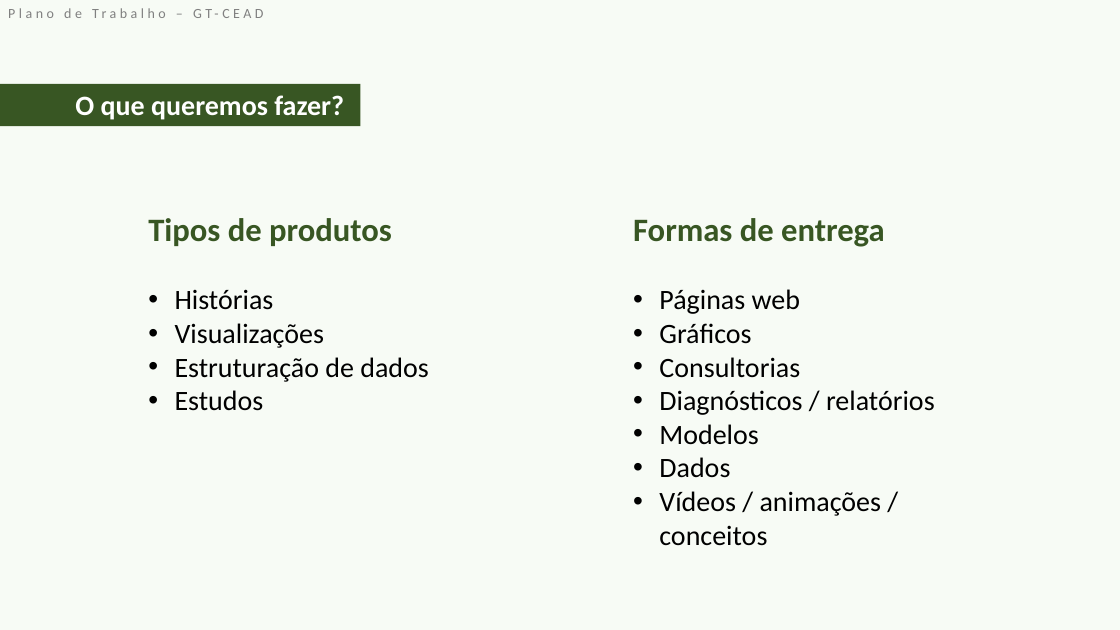
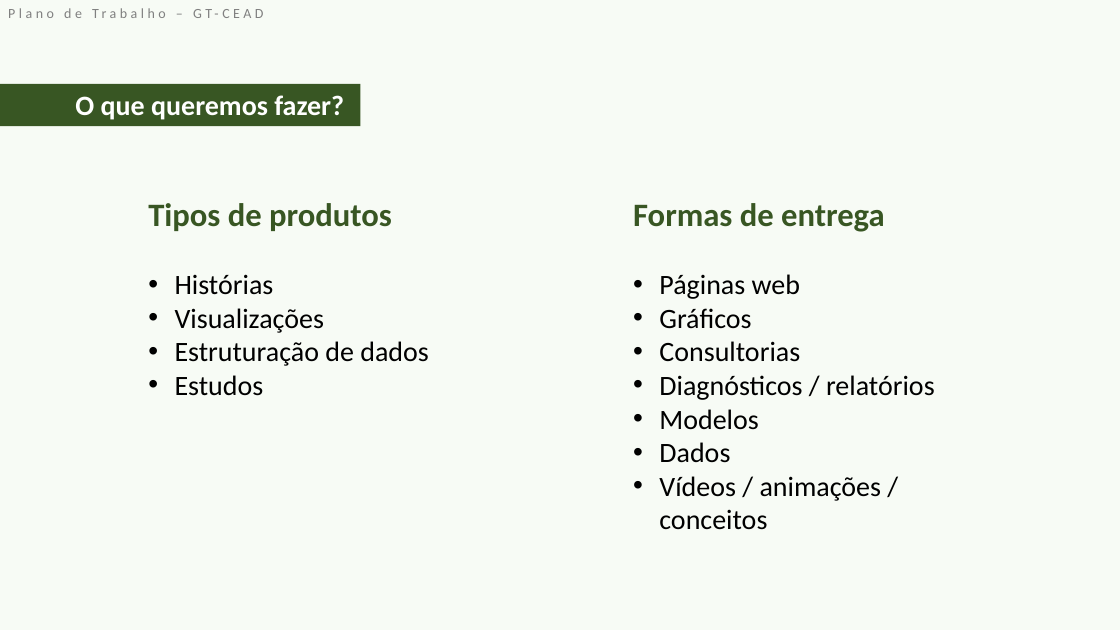
Before and after one commit to GT-CEAD/website-do-gt-cead, a slide deck: slide 2 of downloads/PlanoDeTrabalho.pptx (slide 1 before the commit). Drawn at 1120x630 pixels with LibreOffice and Linux fonts; fonts in the diff are those of the drawing. Boxes give left, top, right and bottom in pixels: in the first picture for what was removed or moved away, otherwise in the second. Text is boxed around its words. In the diff, an @@ line names an element or a change of style, - is before the commit and + after.

```diff
--- a/downloads/PlanoDeTrabalho.pptx
+++ b/downloads/PlanoDeTrabalho.pptx
@@ text "Tipos de produtos": place and size @@
-text "Tipos de produtos" at box(148, 218, 429, 411)
+text "Tipos de produtos" at box(148, 203, 429, 396)
@@ text "Formas de entrega": place and size @@
-text "Formas de entrega" at box(633, 218, 935, 516)
+text "Formas de entrega" at box(633, 203, 935, 501)
```
Also in this commit, not shown: 2 other slides changed, 1 slide added.
